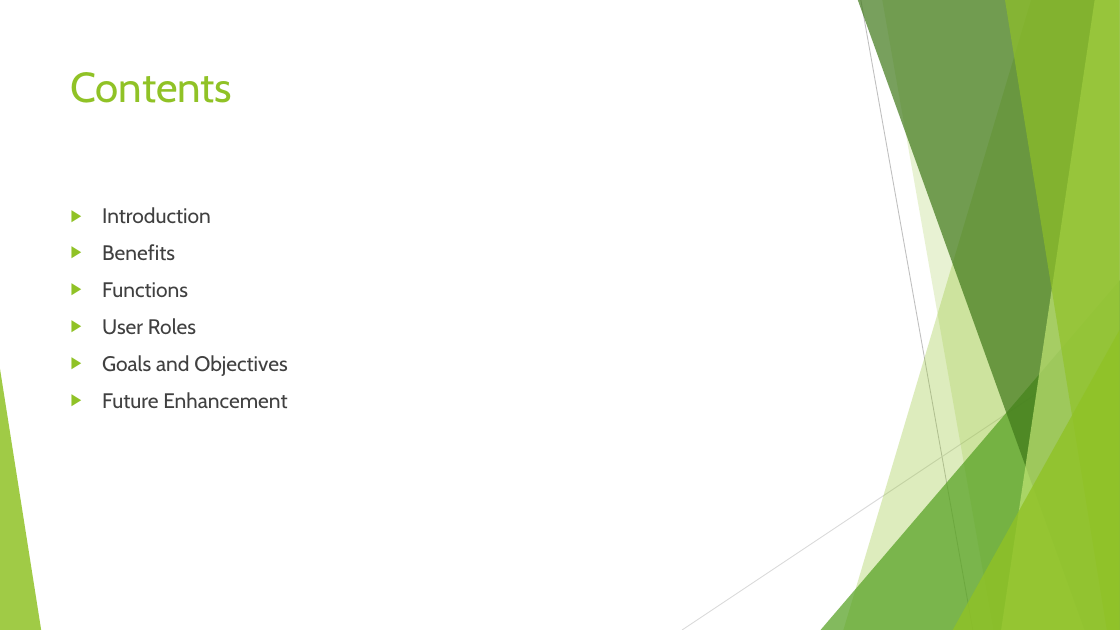
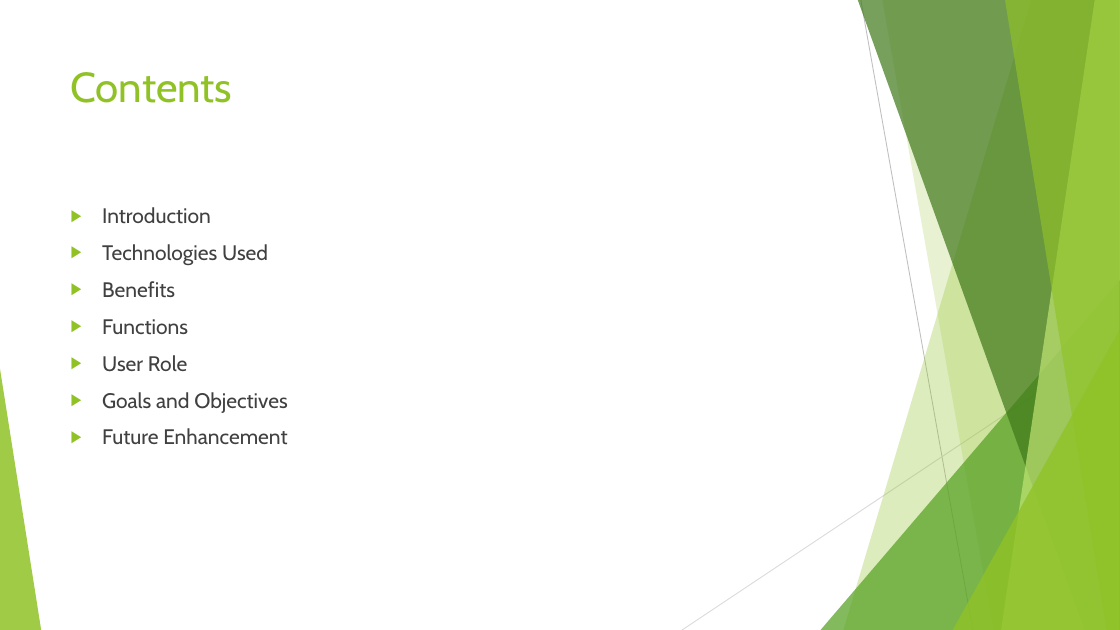
Before and after one commit to keshavgupta16-17/Pharmacy-Project-SRS-Document-and-ppt, a slide deck: slide 2 of OPMS.pptx. Drawn at 1120x630 pixels with LibreOffice and Linux fonts; fonts in the diff are those of the drawing. Boxes give left, top, right and bottom in pixels: in the first picture for what was removed or moved away, otherwise in the second. Text is boxed around its words. In the diff, an @@ line names an element or a change of style, - is before the commit and + after.

```diff
--- a/OPMS.pptx
+++ b/OPMS.pptx
@@ text at [102, 244, 268, 265]: paragraph added @@
+▶ Technologies Used
@@ text at [102, 355, 187, 372]: text changed @@
-▶ User Roles
+▶ User Role
```
Also in this commit, not shown: 3 other slides changed, 2 slides added, 1 slide removed, 1 other file.
